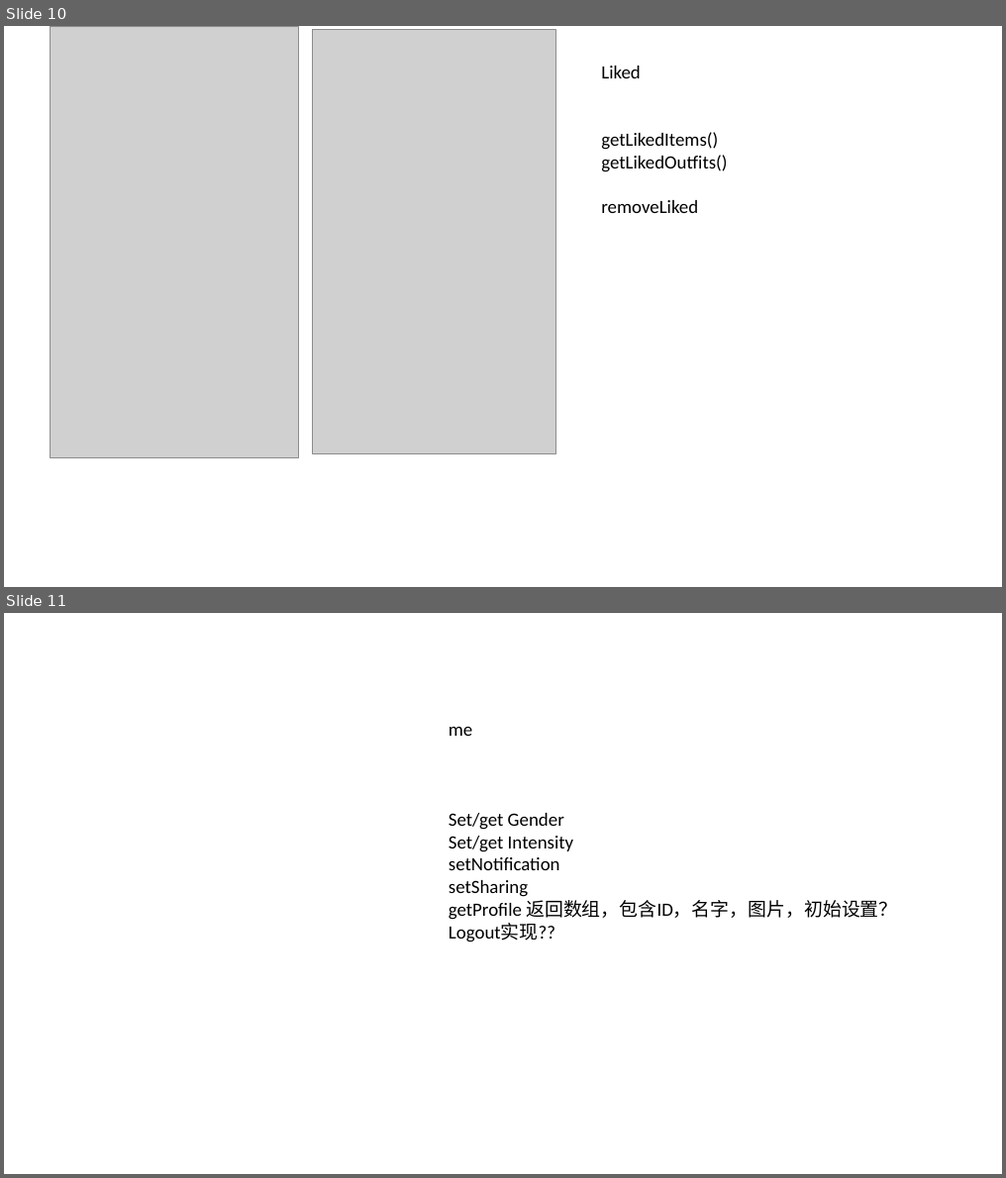
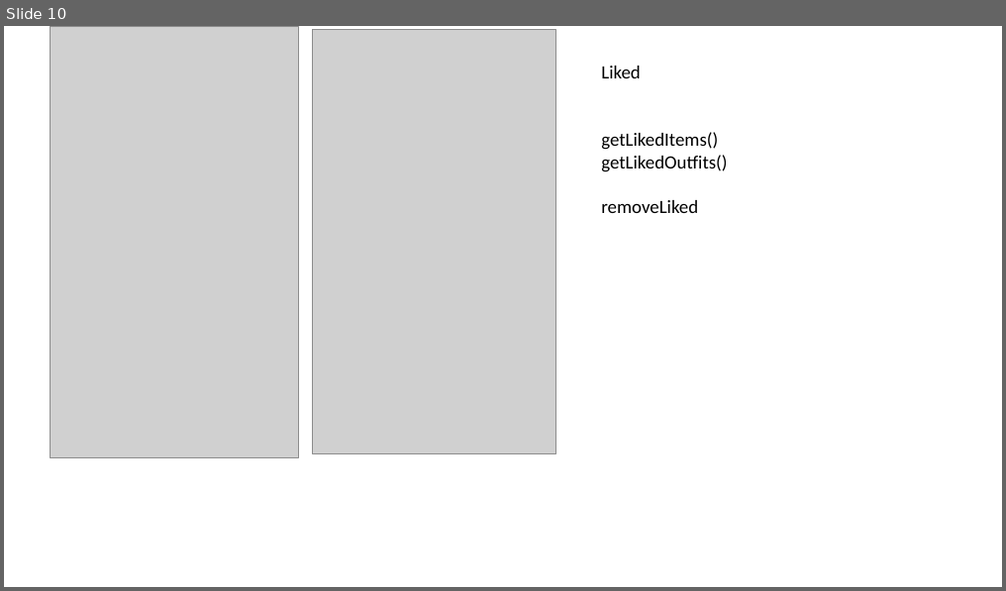
Before and after one commit to Christ1992/group-7-Biz-Lab, a slide deck: Model函数指导.pptx. Shown one above the other, each under a label of ours: slides 10 and 11 before the commit, slide 10 after it. The pictures are 1006x1178 and 1006x591 pixels, drawn with LibreOffice and Linux fonts; fonts in the diff are those of the drawing; grey boxes stand for pictures. Boxes give left, top, right and bottom in pixels: in the first picture for what was removed or moved away, otherwise in the second. Text is boxed around its words. In the diff, an @@ line names an element or a change of style, - is before the commit and + after.

```diff
--- a/Model函数指导.pptx
+++ b/Model函数指导.pptx
@@ slide 11 removed at (4, 613, 1002, 1174), background #FFFFFF @@
@@ text removed at (449, 727, 897, 943) @@
-me
-Set/get Gender
-Set/get Intensity
-setNotification
-setSharing
-getProfile 返回数组，包含ID，名字，图片，初始设置？
-Logout实现??
```
Also in this commit, not shown: 1 slide changed.
